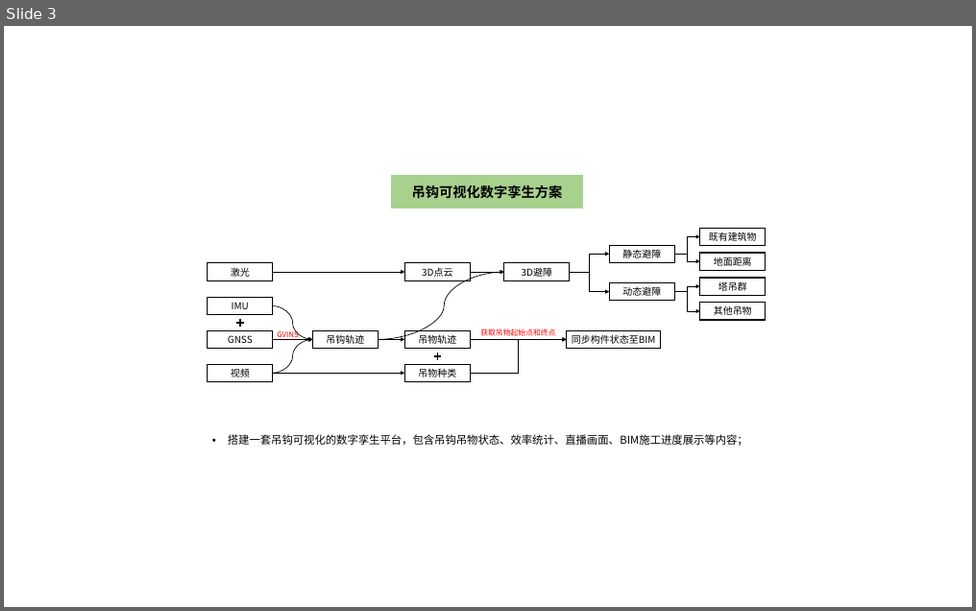
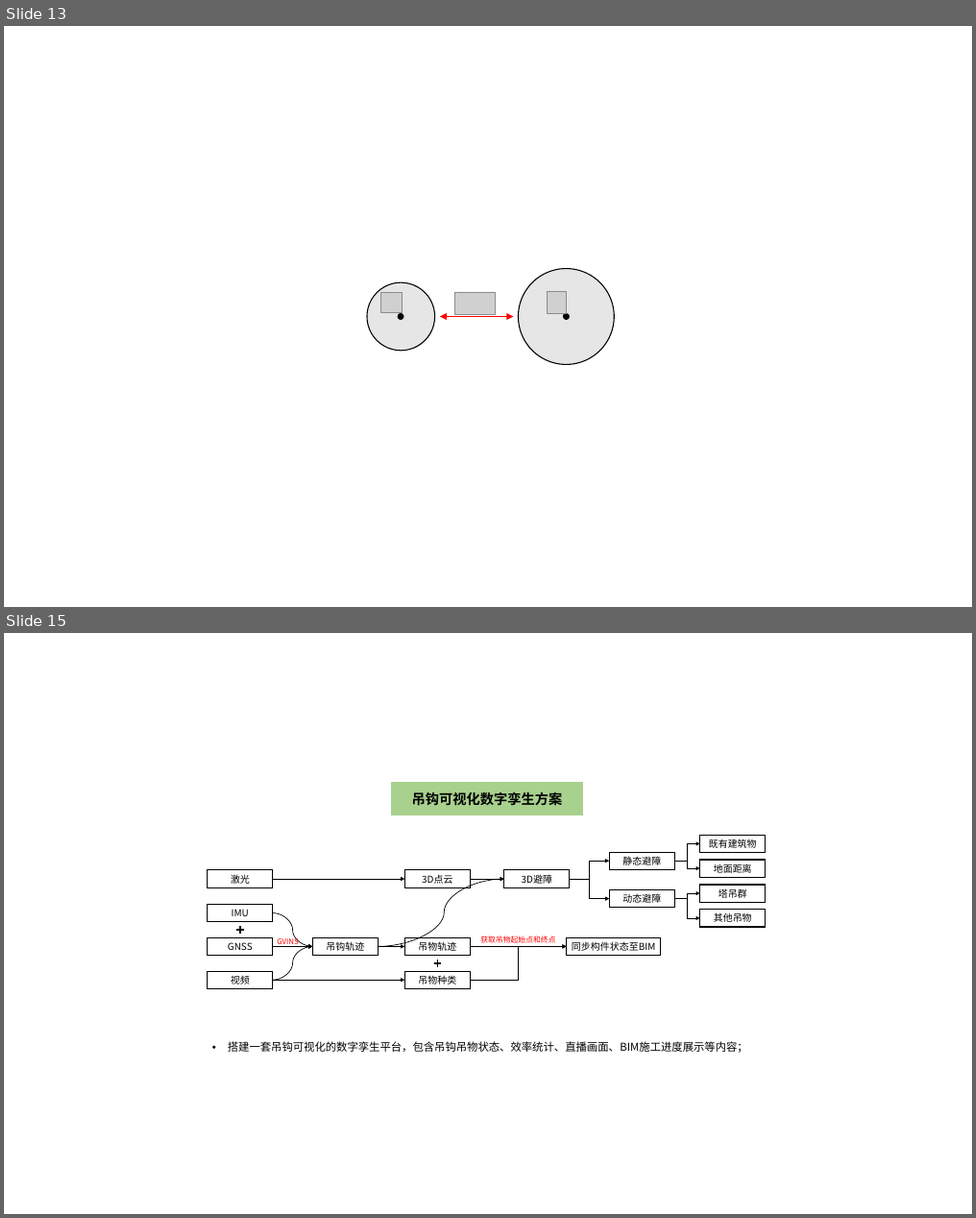
Before and after one commit to 1111224cyfff/graduation-thesis, a slide deck: figures/素材/论文终稿配图.pptx. Shown one above the other, each under a label of ours: slide 3 before the commit, slides 13 and 15 after it; the slides between them are not shown. The pictures are 976x611 and 976x1218 pixels, drawn with LibreOffice and Linux fonts; fonts in the diff are those of the drawing; grey boxes stand for pictures. Boxes give left, top, right and bottom in pixels: in the first picture for what was removed or moved away, otherwise in the second. Text is boxed around its words. In the diff, an @@ line names an element or a change of style, - is before the commit and + after.

```diff
--- a/figures/素材/论文终稿配图.pptx
+++ b/figures/素材/论文终稿配图.pptx
@@ slide 13 added at [4,26,972,607], background #FFFFFF @@
@@ ellipse added at [367,282,434,350], fill #E7E6E6, outline #000000 1.5 pt @@
@@ ellipse added at [518,268,614,364], fill #E7E6E6, outline #000000 1.5 pt @@
@@ picture added at [381,292,401,312] @@
@@ ellipse added at [398,313,403,320], fill #000000, outline #000000 1 pt @@
@@ picture added at [454,291,495,313] @@
@@ picture added at [547,291,567,313] @@
@@ ellipse added at [563,313,568,320], fill #000000, outline #000000 1 pt @@
@@ double arrow added from (440, 317) to (513, 317), #FF0000 1.5 pt @@
@@ what was slide 3 is now slide 15 @@
```
Also in this commit, not shown: 13 other slides added, 9 other files.
